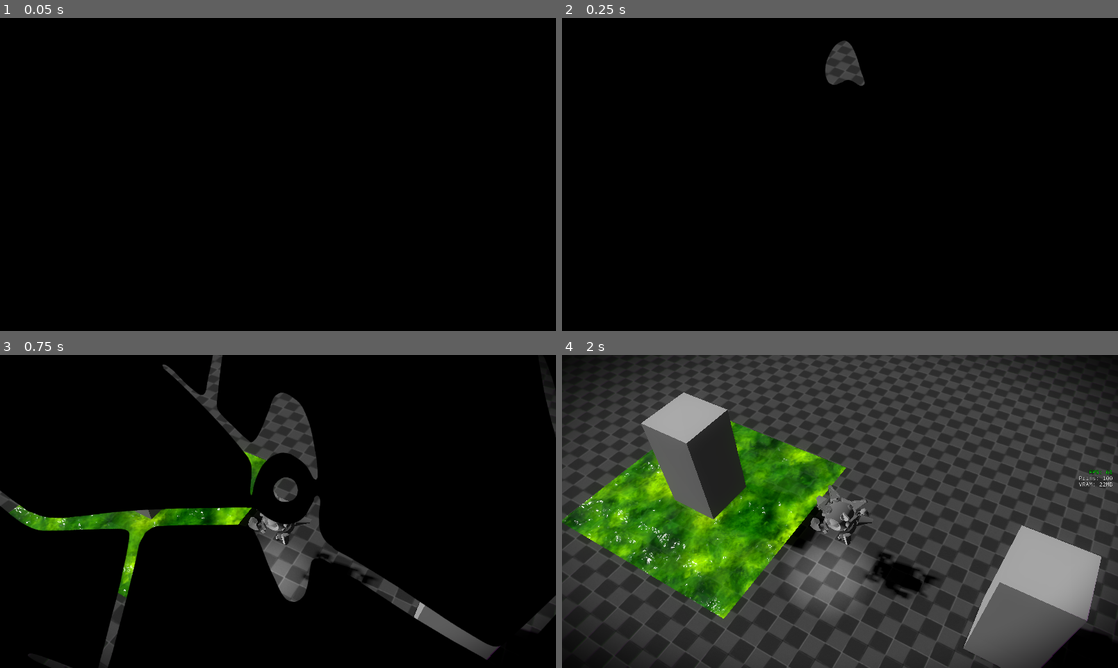
Above: before the commit, frames 1-4 (two rows, left to right).
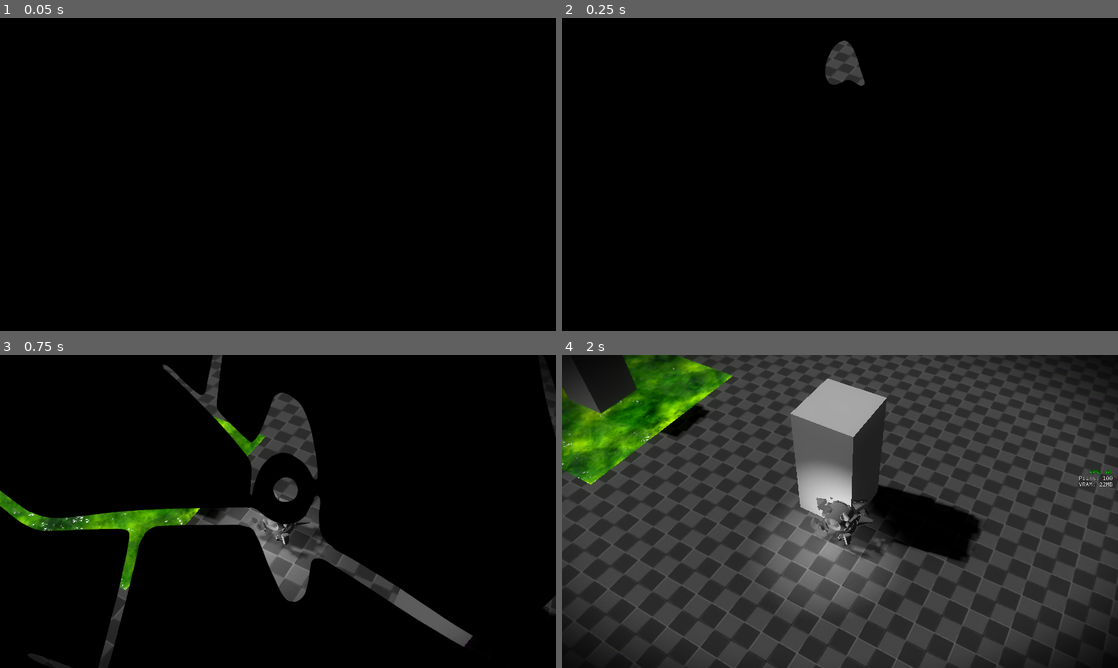
Above: after the commit, the same moments.

Repository: slyllama/dwelt
Game: Godot game, scene res://lib/shard/shard_loader/shard_loader.tscn
The game is run twice, just before and just after one commit, with the same random seed, the same clock (stepped at 60 frames per second) and the same inputs.
Inputs:
- Up to frame 1 (0.05 s): no input
- Up to frame 2 (0.25 s): no input
- Up to frame 3 (0.75 s): tap Enter at 0.5 s; hold D (move_right) from 0.53 s (still down)
- Up to frame 4 (2 s): release D (move_right) at 1.28 s; hold S (move_back) from 1.28 s (still down)

Frame 1 is identical in both runs. In frame 2, 0.2% of the frame differs, in the area x 47-54%, y 7-22%; in frame 3, 5.5%; in frame 4, 53%, in the area x 0-100%, y 0-100%.

Commit message:
Implement player movement

Diff:
--- a/lib/_global/dwelt/dwelt.gd
+++ b/lib/_global/dwelt/dwelt.gd
@@ -1 +1,3 @@
 extends Node
+
+const GRAVITY := -9.8
--- a/lib/player/player.gd
+++ b/lib/player/player.gd
@@ -1,4 +1,35 @@
 extends CharacterBody3D
+
+@export_category("Physics")
+@export var speed := 3.0
+@export var speed_multiplier := 1.0 # used for lethargy etc
+@export var friction := 15.0
+@export var gravity_damping := 10.0
+
+var _target_velocity := Vector3.ZERO
 
 func _ready() -> void:
 	$RobotMesh/AnimationPlayer.play("idle")
+
+func _physics_process(_delta: float) -> void:
+	_target_velocity = Vector3.ZERO
+	var _camera_basis: Basis = %Orbit.global_transform.basis
+
+	# Calculate basis and move player based on player input
+	var _basis_x: Vector3 = Vector3.RIGHT * _camera_basis * Vector3(1, 0, -1)
+	var _basis_z: Vector3 = Vector3.FORWARD * _camera_basis * Vector3(-1, 0, 1)
+	_basis_x = _basis_x.normalized()
+	_basis_z = _basis_z.normalized()
+	_target_velocity += _basis_z * %InputHandler.direction.z * speed * speed_multiplier
+	_target_velocity += _basis_x * %InputHandler.direction.x * speed * speed_multiplier
+	velocity = lerp(velocity, _target_velocity, Utils.crit_plerp(friction))
+
+	# Apply gravity and hover
+	var _y_diff: float = %YCast.global_position.y - %YCast.get_collision_point().y
+	var _y_target: float = abs(%YCast.target_position.y)
+	if !%YCast.is_colliding(): # apply gravity even if beyond raycast height
+		_y_diff = _y_target
+	velocity.y += Dwelt.GRAVITY / gravity_damping
+	if _y_diff < _y_target: velocity.y += _y_target - _y_diff
+
+	move_and_slide()
--- a/lib/player/player.tscn
+++ b/lib/player/player.tscn
@@ -2,6 +2,7 @@
 
 [ext_resource type="Script" uid="uid://bg1ei8q60jyre" path="res://lib/player/player.gd" id="1_al4t3"]
 [ext_resource type="PackedScene" uid="uid://rcxc53qc24c" path="res://lib/player/meshes/robot.glb" id="1_odf55"]
+[ext_resource type="Script" uid="uid://5f8pu05qoa6u" path="res://lib/player/scripts/input_handler.gd" id="3_2ocui"]
 
 [sub_resource type="SphereShape3D" id="SphereShape3D_iochv"]
 radius = 0.2
@@ -13,6 +14,7 @@
 shape = SubResource("SphereShape3D_iochv")
 
 [node name="RobotMesh" parent="." unique_id=760357577 instance=ExtResource("1_odf55")]
+unique_name_in_owner = true
 transform = Transform3D(1, 0, 7.450581e-09, 0, 1, 2.9802322e-08, 7.450581e-09, 0, 1, 0, 0, 0)
 
 [node name="Light" type="OmniLight3D" parent="RobotMesh" unique_id=657934483]
@@ -22,9 +24,18 @@
 omni_attenuation = 0.0
 
 [node name="Orbit" type="Marker3D" parent="." unique_id=576846863]
+unique_name_in_owner = true
 transform = Transform3D(0.8660254, -0.38302222, 0.32139382, 0, 0.64278764, 0.76604444, -0.5, -0.66341394, 0.5566704, 0, 0, 0)
 
 [node name="Camera" type="Camera3D" parent="Orbit" unique_id=1846326960]
 transform = Transform3D(1, 0, 0, 0, 1, 0, 0, 0, 1, 0, 0, 7)
 v_offset = 0.2
 fov = 40.0
+
+[node name="InputHandler" type="Node" parent="." unique_id=2064876489]
+unique_name_in_owner = true
+script = ExtResource("3_2ocui")
+
+[node name="YCast" type="RayCast3D" parent="." unique_id=422817751]
+unique_name_in_owner = true
+target_position = Vector3(0, -0.75, 0)
--- /dev/null
+++ b/lib/player/scripts/input_handler.gd
@@ -0,0 +1,49 @@
+extends Node
+
+var direction := Vector3.ZERO
+var _last_x_input: Array[int] = []
+var _last_z_input: Array[int] = []
+
+func is_input_down() -> bool:
+	if _last_x_input.size() > 0 or _last_z_input.size() > 0:
+		return(true)
+	else: return(false)
+
+func _ready() -> void:
+	get_window().focus_exited.connect(func() -> void:
+		# Clear input if window focus is lost
+		_last_x_input = []
+		_last_z_input = [])
+
+func _input(event: InputEvent) -> void:
+	# Push input actions onto a stack so that if key A is held, then key B is
+	# pressed and released, key A's input action will continue
+	if Input.is_action_just_pressed("move_left"): _last_x_input.push_front(-1)
+	if Input.is_action_just_pressed("move_right"): _last_x_input.push_front(1)
+	if Input.is_action_just_released("move_left"): _last_x_input.erase(-1)
+	if Input.is_action_just_released("move_right"): _last_x_input.erase(1)
+
+	if Input.is_action_just_pressed("move_forward"): _last_z_input.push_front(1)
+	if Input.is_action_just_pressed("move_back"): _last_z_input.push_front(-1)
+	if Input.is_action_just_released("move_forward"): _last_z_input.erase(1)
+	if Input.is_action_just_released("move_back"): _last_z_input.erase(-1)
+
+	# Clear input in instances where two keys are released at once
+	if event is InputEventKey:
+		if (!Input.is_action_pressed("move_left")
+			and !Input.is_action_pressed("move_right")):
+			_last_x_input = []
+		if (!Input.is_action_pressed("move_forward")
+			and !Input.is_action_pressed("move_back")):
+			_last_z_input = []
+
+func _physics_process(_delta: float) -> void:
+	# Retrieve directions from input stacks
+	var _dir := Vector3.ZERO
+	if _last_x_input.size() > 0:
+		_dir.x = _last_x_input[0]
+	else: _dir.x = 0
+	if _last_z_input.size() > 0:
+		_dir.z = _last_z_input[0]
+	else: _dir.z = 0
+	direction = _dir.normalized()
--- a/lib/shard/shard.tscn
+++ b/lib/shard/shard.tscn
@@ -16,12 +16,19 @@
 size = Vector2(24, 24)
 orientation = 1
 
+[sub_resource type="WorldBoundaryShape3D" id="WorldBoundaryShape3D_3xe27"]
+
 [node name="Shard" type="Node3D" unique_id=1127074071]
 
 [node name="HUD" parent="." unique_id=717398159 instance=ExtResource("1_3xe27")]
 
-[node name="Floor" type="MeshInstance3D" parent="." unique_id=1446901427]
+[node name="Floor" type="StaticBody3D" parent="." unique_id=1367160262]
+
+[node name="Mesh" type="MeshInstance3D" parent="Floor" unique_id=1446901427]
 mesh = SubResource("QuadMesh_22u7k")
+
+[node name="Collision" type="CollisionShape3D" parent="Floor" unique_id=1890741999]
+shape = SubResource("WorldBoundaryShape3D_3xe27")
 
 [node name="Player" parent="." unique_id=1853110306 instance=ExtResource("1_22u7k")]
 transform = Transform3D(1, 0, 0, 0, 1, 0, 0, 0, 1, 0, 1, 0)
--- a/project.godot
+++ b/project.godot
@@ -16,6 +16,8 @@
 config/use_custom_user_dir=true
 config/custom_user_dir_name="dwelt"
 config/features=PackedStringArray("4.6", "Forward Plus")
+boot_splash/bg_color=Color(0, 0, 0, 1)
+boot_splash/image="uid://co62h4me8g13"
 config/icon="uid://bxi8u5vulcvbt"
 
 [autoload]
@@ -27,7 +29,6 @@
 
 gdscript/warnings/unused_signal=0
 gdscript/warnings/untyped_declaration=1
-gdscript/warnings/unsafe_property_access=1
 gdscript/warnings/unsafe_cast=1
 
 [display]
Binary file added: generic/textures/splash.png
Not shown, added: generic/textures/splash.png.import
Not shown, added: lib/player/scripts/input_handler.gd.uid
